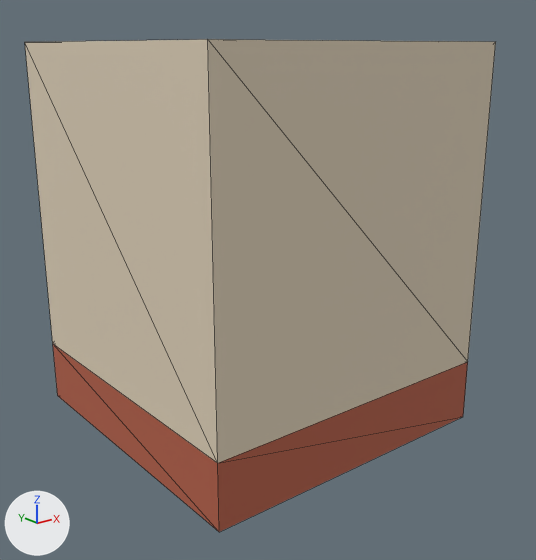
Before and after pictures for a commit that changed the glTF model godot/assets/models/tiles/building_wall.glb.
One viewpoint serves both versions: a camera (50 mm lens) standing at (-1.419, -1.848, 1.184) and looking at (0.002, -0.073, 0.474). The lights are fixed; the arrows at lower left show +X, +Y and +Z. The picture after the commit comes second. Mesh edges are drawn as thin lines. Vertices at exactly the same position are counted once.

The first picture shows 'building_wall'.
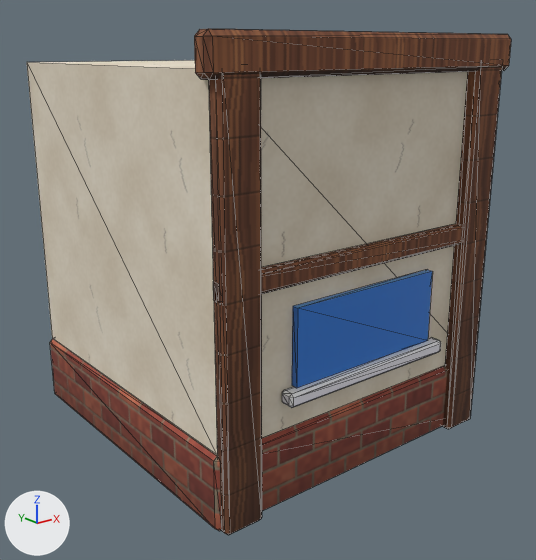
Boxes (x1, y1, x2, y2) around the edits, measured in the pictures (536 x 560 px):
'building_wall', reshaped
    before: (25, 39, 496, 532)
    after: (27, 29, 511, 535)
part 1 of me_building_wall, added
    after: (27, 60, 468, 455)
part 2 of me_building_wall, added (blue)
    after: (292, 270, 432, 388)
part 3 of me_building_wall, rebuilt
    before: (53, 344, 468, 532)
    after: (50, 339, 447, 531)
part 4 of me_building_wall, added (brown)
    after: (209, 74, 262, 535)
part 5 of me_building_wall, added (brown)
    after: (442, 68, 502, 429)
part 6 of me_building_wall, added (brown)
    after: (213, 224, 463, 301)
part 7 of me_building_wall, added (brown)
    after: (194, 29, 511, 80)
part 8 of me_building_wall, added
    after: (282, 337, 441, 408)
part 9 of me_building_wall, built on (beige)
    before: (25, 39, 496, 463)

The change, as a diff of the scene's bpy script:
```diff
--- a/godot/assets/models/tiles/building_wall.glb.py
+++ b/godot/assets/models/tiles/building_wall.glb.py
@@ img_plaster @@
+img_plaster = load_image('plaster', '_unpacked/plaster', 128, 128, 'sRGB')
@@ img_white4 @@
+img_white4 = load_image('white4', '_unpacked/white4', 4, 4, 'sRGB')
@@ img_wood @@
+img_wood = load_image('wood', '_unpacked/wood', 128, 128, 'sRGB')
@@ img_brick @@
+img_brick = load_image('brick', '_unpacked/brick', 128, 128, 'sRGB')
@@ mat_tex_plaster @@
+mat_tex_plaster = bpy.data.materials.new('tex_plaster')
+# uses the picture img_plaster
@@ mat_tex_glass @@
+mat_tex_glass = bpy.data.materials.new('tex_glass')
+# uses the picture img_white4
@@ mat_tex_wood_dark @@
+mat_tex_wood_dark = bpy.data.materials.new('tex_wood_dark')
+# uses the picture img_wood
@@ mat_tex_brick @@
+mat_tex_brick = bpy.data.materials.new('tex_brick')
+# uses the picture img_brick
@@ mat_tex_paint @@
+mat_tex_paint = bpy.data.materials.new('tex_paint')
+# uses the picture img_white4
@@ mat_tex__dummy @@
+mat_tex__dummy = bpy.data.materials.new('tex__dummy')
+# uses the picture img_white4
@@ mat_tex_wood @@
+mat_tex_wood = bpy.data.materials.new('tex_wood')
+# uses the picture img_wood
@@ me_building_wall @@
 # used by ob_building_wall; location = (0.0, 0.0, 0.0)
-me_building_wall.from_pydata(...)  # 16 vertices, 24 faces; spans x -0.5..0.5, y -0.5..0.5, z 0.0..1.2
-me_building_wall.materials.append(mat_tile_building_wall_ded0b8)  # beige #ded0b8
-me_building_wall.materials.append(mat_tile_building_wall_b35f47)  # orange #b35f47
+me_building_wall.from_pydata(...)  # 163 vertices, 289 faces; spans x -0.53..0.53, y -0.545..0.51, z -0.002..1.22
+# me_building_wall part 1: a new loose piece, a box spanning x -0.5..0.5, y -0.5..0.5, z 0.22..1.14, in mat_tex_plaster
+# me_building_wall part 2: a new loose piece, a box spanning x -0.26..0.26, y -0.52..-0.5, z 0.34..0.56, in mat_tex_glass
+# me_building_wall part 3: the loose piece of 8 vertices spanning x -0.5..0.5, y -0.5..0.5, z 0.0..0.2 is rebuilt with 24 vertices and now spans x -0.51..0.51, y -0.51..0.51, z 0.0..0.22, in mat_tex_brick
+# me_building_wall part 4: a new loose piece of 24 vertices spanning x -0.5..-0.38, y -0.535..-0.49, z 0.0..1.16, in mat_tex_wood_dark
+# me_building_wall part 5: a new loose piece of 24 vertices spanning x 0.38..0.5, y -0.535..-0.49, z 0.0..1.16, in mat_tex_wood_dark
+# me_building_wall part 6: a new loose piece of 24 vertices spanning x -0.5..0.5, y -0.525..-0.49, z 0.62..0.68, in mat_tex_wood_dark
+# me_building_wall part 7: a new loose piece of 24 vertices spanning x -0.53..0.53, y -0.54..-0.48, z 1.12..1.22, in mat_tex_wood
+# me_building_wall part 8: a new loose piece of 24 vertices spanning x -0.3..0.3, y -0.545..-0.5, z 0.3..0.34, in mat_tex_paint
+# me_building_wall part 9
+# 8 vertices are removed from x -0.5..0.5, y -0.5..0.5, z 0.2..1.2
+# 12 faces are deleted
+# 3 vertices are added at (0.0, 0.0, -0.002), (0.0, 0.0, -0.002), (0.0, 0.0, -0.002)
+# 1 new face joins them, mat_tex__dummy
+me_building_wall.materials.append(mat_tex__dummy)
+me_building_wall.materials.append(mat_tex_brick)
+me_building_wall.materials.append(mat_tex_plaster)
+me_building_wall.materials.append(mat_tex_wood_dark)
+me_building_wall.materials.append(mat_tex_wood)
+me_building_wall.materials.append(mat_tex_glass)
+me_building_wall.materials.append(mat_tex_paint)
```
